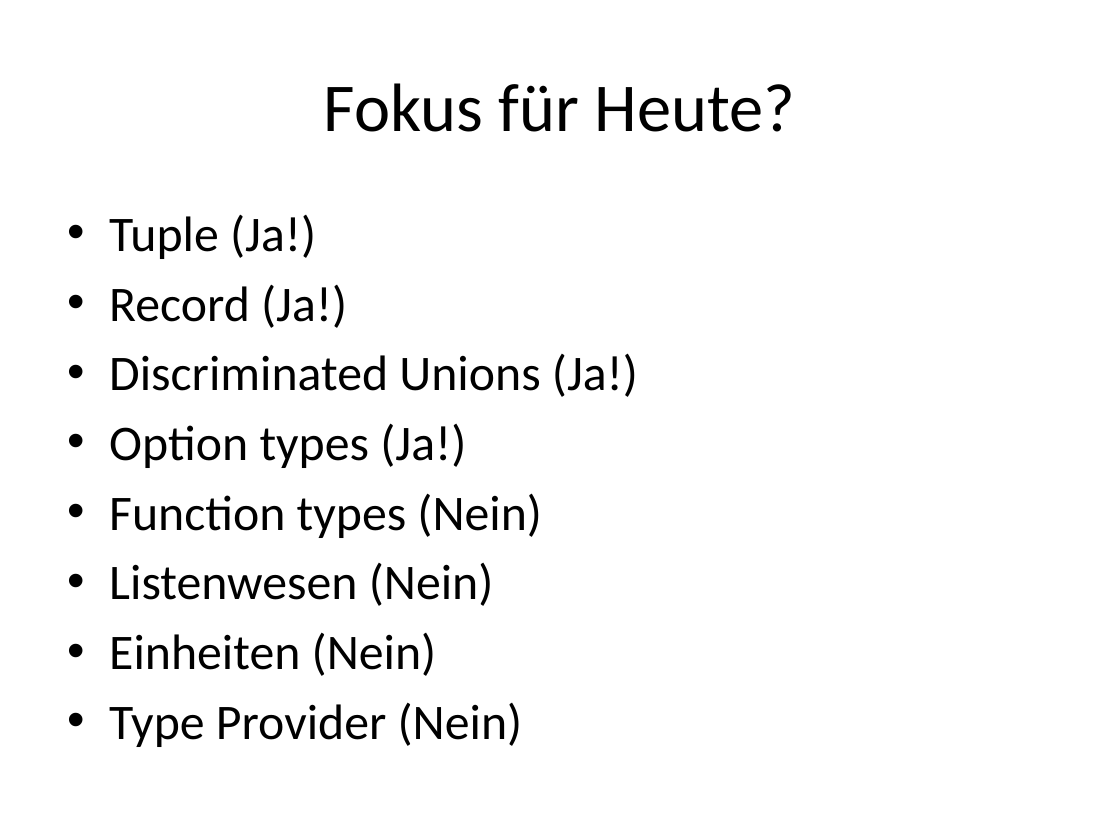
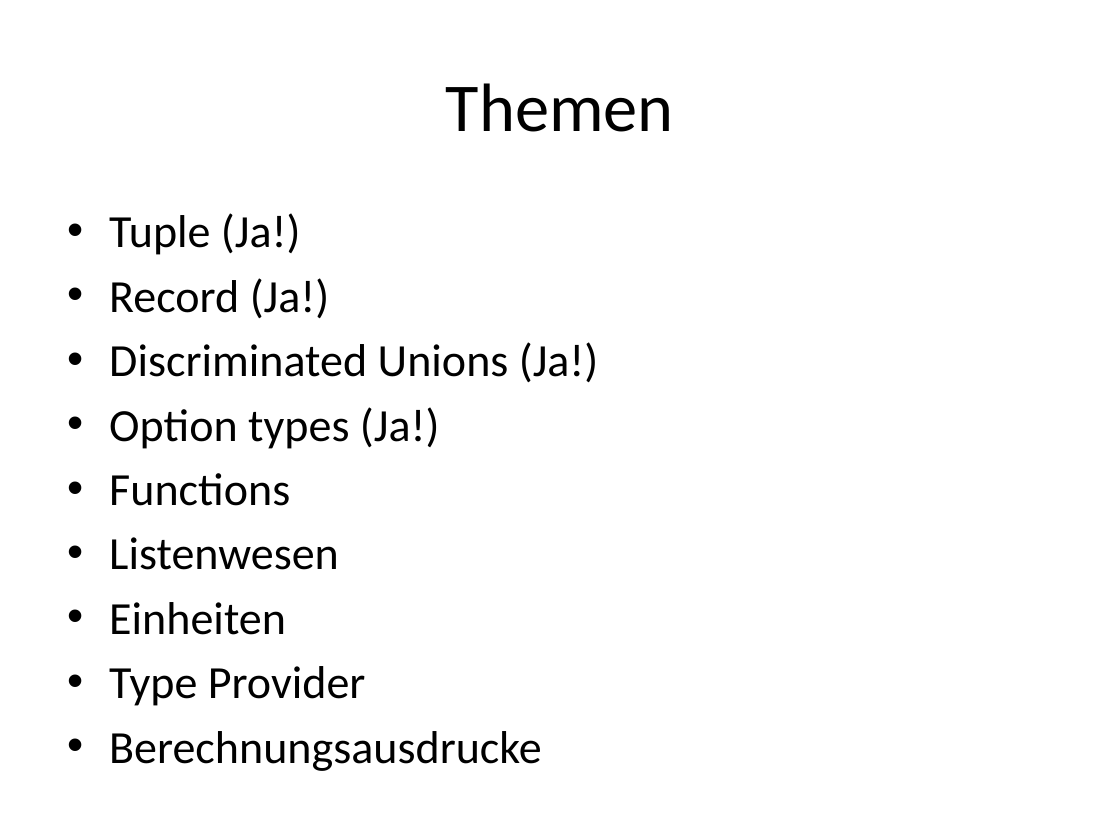
Before and after one commit to ronaldboehm/talks, a slide deck: slide 15 of 20151202/Einführung20151202.pptx (slide 14 before the commit). Drawn at 1120x840 pixels with LibreOffice and Linux fonts; fonts in the diff are those of the drawing. Boxes give left, top, right and bottom in pixels: in the first picture for what was removed or moved away, otherwise in the second. Text is boxed around its words. In the diff, an @@ line names an element or a change of style, - is before the commit and + after.

```diff
--- a/20151202/Einführung20151202.pptx
+++ b/20151202/Einführung20151202.pptx
@@ title at (446,83,674,132): text changed @@
-Fokus für Heute?
+Themen
@@ text at (109,213,599,449): size 32 to 29.6 pt in "Tuple (Ja!)", "Record (Ja!)", "Discriminated Unions (Ja!)", "Option types (Ja!)" @@
@@ text at (109,473,542,771): text changed; size 32 to 29.6 pt @@
-• Function types (Nein)
-• Listenwesen (Nein)
-• Einheiten (Nein)
-• Type Provider (Nein)
+• Functions
+• Listenwesen
+• Einheiten
+• Type Provider
+• Berechnungsausdrucke
```
Also in this commit, not shown: 9 other slides changed, 1 slide added.
